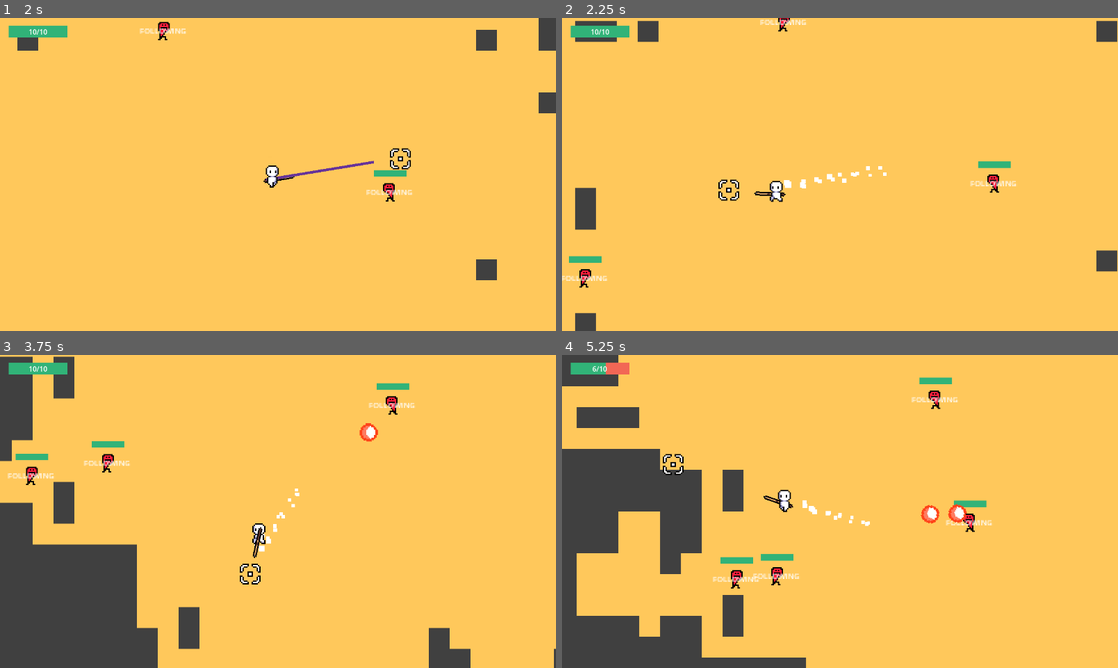
Above: before the commit, frames 1-4 (two rows, left to right).
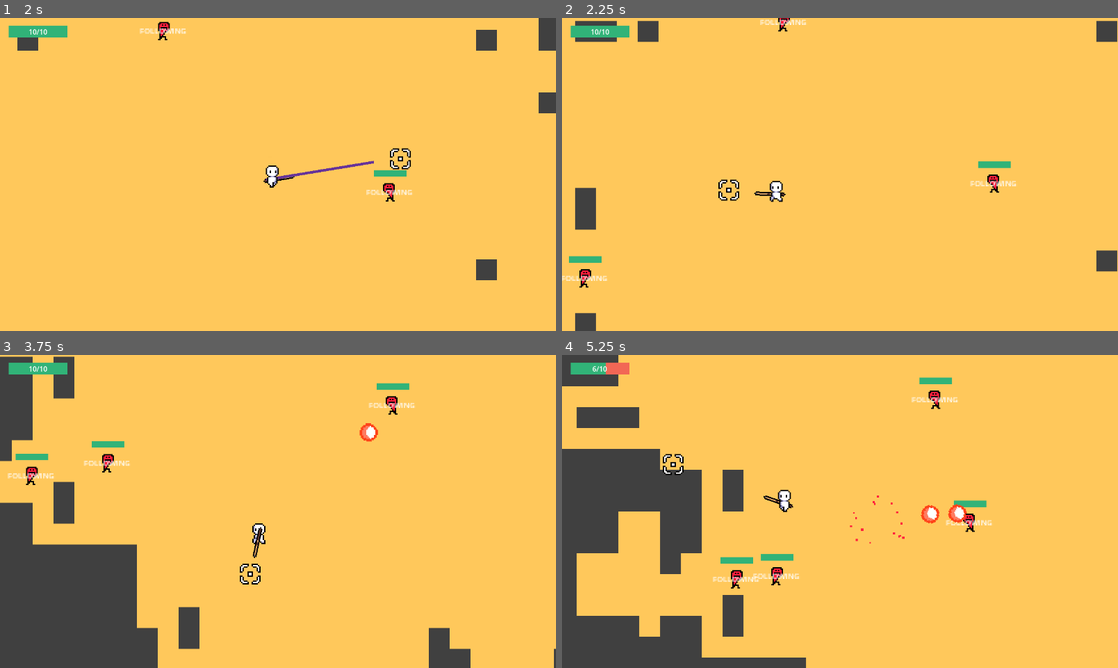
Above: after the commit, the same moments.

Repository: jelmersnippe/punching-game
Game: Godot game, scene res://main.tscn
Same seed, same stepped clock (60 frames per second), same inputs: the game is played once before the commit and once after it.
Inputs (mouse positions are in pixels of both pictures, inside the frame that each line leads up to):
- Up to frame 1 (2 s): click "START" at 0.5 s; tap Enter at 1.25 s; move the mouse to (400, 158) at 1.27 s; press the mouse at (400, 158) at 1.28 s; hold D (move_right) from 1.28 s (still down)
- Up to frame 2 (2.25 s): move the mouse to (728, 190) at 2.02 s; release D (move_right) at 2.03 s; release the mouse at (728, 190) at 2.03 s; hold S (move_down) from 2.03 s (still down); click (728, 190) at 2.1 s
- Up to frame 3 (3.75 s): move the mouse to (333, 442) at 2.77 s; release S (move_down) at 2.78 s; press the mouse at (333, 442) at 2.78 s; hold D (move_right) 2.78-3.53 s; move the mouse to (250, 574) at 3.52 s; release the mouse at (250, 574) at 3.53 s; hold W (move_up) from 3.53 s (still down); click (250, 574) at 3.6 s
- Up to frame 4 (5.25 s): move the mouse to (1006, 558) at 4.27 s; release W (move_up) at 4.28 s; press the mouse at (1006, 558) at 4.28 s; hold A (move_left) from 4.28 s (still down); move the mouse to (673, 464) at 5.02 s; release the mouse at (673, 464) at 5.03 s; click (673, 464) at 5.1 s

Frame 1 is identical in both runs. In frame 2, 0.2% of the frame differs, in the area x 39-59%, y 47-55%; in frame 3, 0.1%; in frame 4, 0.2%.

Commit message:
Add ParticlePlayer to player

Diff:
--- a/particle_player.gd
+++ b/particle_player.gd
@@ -9,3 +9,12 @@
 	created.emitting = true
 
 	created.finished.connect(func(): created.queue_free())
+
+func play_repeating_particle(particle: PackedScene) -> CPUParticles2D:
+	var created = particle.instantiate() as CPUParticles2D
+	created.emitting = true
+	return created
+
+func stop_playing(particles: CPUParticles2D):
+	particles.emitting = false
+	particles.queue_free()
--- a/player.gd
+++ b/player.gd
@@ -2,8 +2,16 @@
 class_name Player
 
 @export var health_component: HealthComponent
+@export var hurtbox_component: HurtboxComponent
 @export var knockable_component: KnockableComponent
 @export var velocity_component: VelocityComponent
+@export var particle_player: ParticlePlayer
+
+@export var trailing_particles = preload("res://trailing_particles.tscn")
+@export var hit_particles: PackedScene = preload("res://enemy/hit_particles.tscn")
+@export var death_particles: PackedScene = preload("res://enemy/death_particles.tscn")
+
+var active_particles: CPUParticles2D
 
 @export var punch_sound: AudioStream
 @export var charge_sound: AudioStream
@@ -22,8 +30,8 @@
 
 var default_cue_position: Vector2
 
-@export var current_charge: float = 0
-@export var remaining_punch_time: float = 0:
+var current_charge: float = 0
+var remaining_punch_time: float = 0:
 	set(value):
 		remaining_punch_time = value
 		$RotationPoint/KnockbackComponent.knockback_force = (remaining_punch_time / PUNCH_TIME) * MAX_CHARGE
@@ -79,7 +87,7 @@
 		remaining_punch_time -= delta
 		if remaining_punch_time <= 0:
 			velocity_component.velocity /= 4
-			$TrailingParticles.emitting = false
+			particle_player.stop_playing(active_particles)
 	if remaining_charge_cooldown > 0:
 		remaining_charge_cooldown -= delta
 
@@ -139,11 +147,15 @@
 	velocity_component.velocity = direction * MAX_CHARGE
 
 	_set_release_hands()
-	$TrailingParticles.emitting = true
+	active_particles = particle_player.play_repeating_particle(trailing_particles)
+	active_particles.direction = -direction
+	add_child(active_particles)
 	queue_redraw()
 
 func _ready():
 	default_cue_position = $RotationPoint/Cue.position
+	health_component.died.connect(func(): particle_player.play_particle(death_particles, global_position))
+	hurtbox_component.hit_from.connect(func(direction): particle_player.play_particle(death_particles, global_position, -direction))
 
 func _cancel_charge():
 	remaining_charge_cooldown = charge_cooldown
--- a/player.tscn
+++ b/player.tscn
@@ -1,19 +1,19 @@
-[gd_scene load_steps=31 format=3 uid="uid://diye237awnyll"]
+[gd_scene load_steps=26 format=3 uid="uid://diye237awnyll"]
 
 [ext_resource type="Script" path="res://player.gd" id="1_4gvax"]
 [ext_resource type="AudioStream" uid="uid://b06ogbyftj1hs" path="res://sounds/punch.wav" id="2_ucn14"]
 [ext_resource type="AudioStream" uid="uid://c5pwpfy6yosoc" path="res://sounds/charging-machine-90403.mp3" id="3_sqgcf"]
 [ext_resource type="Material" uid="uid://c5kakjx6hscw" path="res://hit_flash_material.tres" id="4_31d0y"]
 [ext_resource type="Texture2D" uid="uid://cxogbwb7e75n4" path="res://sprites/AnimationSheet.png" id="4_butkp"]
-[ext_resource type="PackedScene" uid="uid://3dqeis62tj7i" path="res://health_component.tscn" id="7_7xi7d"]
+[ext_resource type="PackedScene" path="res://health_component.tscn" id="7_7xi7d"]
 [ext_resource type="Texture2D" uid="uid://b337kfwbwphru" path="res://sprites/cue.png" id="7_r5r06"]
 [ext_resource type="Script" path="res://knockback_component.gd" id="8_5w3uk"]
-[ext_resource type="PackedScene" uid="uid://bqyn4sh5fnp4e" path="res://hurtbox_component.tscn" id="8_qqism"]
+[ext_resource type="PackedScene" path="res://hurtbox_component.tscn" id="8_qqism"]
 [ext_resource type="Script" path="res://velocity_component.gd" id="9_ej2s8"]
 [ext_resource type="Script" path="res://hitbox_component.gd" id="9_gmd1v"]
-[ext_resource type="PackedScene" uid="uid://r7beqteaan1l" path="res://hit_flash_component.tscn" id="10_xt5ej"]
-[ext_resource type="PackedScene" uid="uid://cxqa47rbftsf4" path="res://knockable_component.tscn" id="11_rwtmh"]
-[ext_resource type="AudioStream" uid="uid://b4vt2efwa80k7" path="res://sounds/hitHurt.wav" id="12_h8uy1"]
+[ext_resource type="PackedScene" path="res://hit_flash_component.tscn" id="10_xt5ej"]
+[ext_resource type="PackedScene" path="res://knockable_component.tscn" id="11_rwtmh"]
+[ext_resource type="Script" path="res://particle_player.gd" id="14_ytqld"]
 
 [sub_resource type="AtlasTexture" id="AtlasTexture_xx2q4"]
 atlas = ExtResource("4_butkp")
@@ -85,42 +85,22 @@
 [sub_resource type="RectangleShape2D" id="RectangleShape2D_e7ngg"]
 size = Vector2(5, 14)
 
-[sub_resource type="Curve" id="Curve_cafhw"]
-_data = [Vector2(0, 1), 0.0, 0.0, 0, 0, Vector2(1, 0.461783), 0.0, 0.0, 0, 0]
-point_count = 2
-
-[sub_resource type="Curve" id="Curve_5c0da"]
-max_value = 100.0
-_data = [Vector2(0.0159744, 18.8535), 0.0, 0.0, 0, 0, Vector2(1, 56.9427), 0.0, 0.0, 0, 0]
-point_count = 2
-
-[sub_resource type="Curve" id="Curve_jg7v3"]
-_data = [Vector2(0, 1), 0.0, 0.0, 0, 0, Vector2(0.990415, 0.271338), 0.0, 0.0, 0, 0]
-point_count = 2
-
-[sub_resource type="Curve" id="Curve_aym2s"]
-max_value = 100.0
-_data = [Vector2(0, 0), 0.0, 0.0, 0, 0, Vector2(0.99361, 15.5414), 0.0, 0.0, 0, 0]
-point_count = 2
-
-[sub_resource type="Curve" id="Curve_spmb2"]
-_data = [Vector2(0, 1), 0.0, 0.0, 0, 0, Vector2(0.99361, 0.34586), 0.0, 0.0, 0, 0]
-point_count = 2
-
 [sub_resource type="RectangleShape2D" id="RectangleShape2D_j56pb"]
 size = Vector2(24, 4)
 
 [sub_resource type="RectangleShape2D" id="RectangleShape2D_x74aa"]
 size = Vector2(5, 14)
 
-[node name="Player" type="CharacterBody2D" node_paths=PackedStringArray("health_component", "knockable_component", "velocity_component")]
+[node name="Player" type="CharacterBody2D" node_paths=PackedStringArray("health_component", "hurtbox_component", "knockable_component", "velocity_component", "particle_player")]
 position = Vector2(107, 218)
 collision_mask = 2
 motion_mode = 1
 script = ExtResource("1_4gvax")
 health_component = NodePath("HealthComponent")
+hurtbox_component = NodePath("HurtboxComponent")
 knockable_component = NodePath("KnockableComponent")
 velocity_component = NodePath("VelocityComponent")
+particle_player = NodePath("ParticlePlayer")
 punch_sound = ExtResource("2_ucn14")
 charge_sound = ExtResource("3_sqgcf")
 SPEED = 170.0
@@ -136,58 +116,6 @@
 [node name="MovementCollisionBox" type="CollisionShape2D" parent="."]
 position = Vector2(0, 1)
 shape = SubResource("RectangleShape2D_e7ngg")
-
-[node name="TrailingParticles" type="CPUParticles2D" parent="."]
-z_index = -1
-position = Vector2(-1, 2)
-emitting = false
-amount = 30
-lifetime = 0.2
-emission_shape = 1
-emission_sphere_radius = 4.0
-spread = 42.83
-gravity = Vector2(0, 0)
-scale_amount_min = 4.0
-scale_amount_max = 6.0
-scale_amount_curve = SubResource("Curve_cafhw")
-
-[node name="HitParticles" type="CPUParticles2D" parent="."]
-emitting = false
-lifetime = 0.5
-one_shot = true
-explosiveness = 1.0
-randomness = 1.0
-direction = Vector2(-1, 0)
-spread = 30.0
-gravity = Vector2(0, 100)
-initial_velocity_min = 50.0
-initial_velocity_max = 130.0
-damping_min = 2.0
-damping_max = 8.0
-damping_curve = SubResource("Curve_5c0da")
-scale_amount_min = 0.5
-scale_amount_max = 3.0
-scale_amount_curve = SubResource("Curve_jg7v3")
-color = Color(1, 0.117647, 0.235294, 1)
-
-[node name="DeathParticles" type="CPUParticles2D" parent="."]
-emitting = false
-amount = 18
-lifetime = 0.3
-one_shot = true
-explosiveness = 1.0
-randomness = 1.0
-direction = Vector2(0, 0)
-spread = 180.0
-gravity = Vector2(0, 0)
-initial_velocity_min = 70.0
-initial_velocity_max = 100.0
-damping_max = 50.0
-damping_curve = SubResource("Curve_aym2s")
-scale_amount_min = 2.0
-scale_amount_max = 4.0
-scale_amount_curve = SubResource("Curve_spmb2")
-color = Color(1, 0.117647, 0.235294, 1)
 
 [node name="RotationPoint" type="Node2D" parent="."]
 z_as_relative = false
@@ -223,11 +151,9 @@
 [node name="VelocityComponent" type="Node" parent="."]
 script = ExtResource("9_ej2s8")
 
-[node name="HurtboxComponent" parent="." node_paths=PackedStringArray("health_component", "hit_particles") instance=ExtResource("8_qqism")]
+[node name="HurtboxComponent" parent="." node_paths=PackedStringArray("health_component") instance=ExtResource("8_qqism")]
 collision_mask = 8
 health_component = NodePath("../HealthComponent")
-hit_sound = ExtResource("12_h8uy1")
-hit_particles = NodePath("../HitParticles")
 
 [node name="CollisionShape2D" type="CollisionShape2D" parent="HurtboxComponent"]
 position = Vector2(0, 1)
@@ -236,7 +162,6 @@
 [node name="KnockableComponent" parent="." node_paths=PackedStringArray("velocity_component") instance=ExtResource("11_rwtmh")]
 collision_mask = 8
 velocity_component = NodePath("../VelocityComponent")
-knockback_recovery_speed = 50.0
 
 [node name="CollisionShape2D" type="CollisionShape2D" parent="KnockableComponent"]
 position = Vector2(0, 1)
@@ -245,5 +170,8 @@
 [node name="HitFlashComponent" parent="." node_paths=PackedStringArray("sprite") instance=ExtResource("10_xt5ej")]
 sprite = NodePath("../Sprite")
 
+[node name="ParticlePlayer" type="Node" parent="."]
+script = ExtResource("14_ytqld")
+
 [connection signal="hit" from="HurtboxComponent" to="HitFlashComponent" method="flash"]
 [connection signal="on_knocked_changed" from="KnockableComponent" to="." method="_on_knockable_component_on_knocked_changed"]
--- /dev/null
+++ b/trailing_particles.tscn
@@ -0,0 +1,19 @@
+[gd_scene load_steps=2 format=3 uid="uid://cv8mc5jqnv18i"]
+
+[sub_resource type="Curve" id="Curve_cafhw"]
+_data = [Vector2(0, 1), 0.0, 0.0, 0, 0, Vector2(1, 0.461783), 0.0, 0.0, 0, 0]
+point_count = 2
+
+[node name="TrailingParticles" type="CPUParticles2D"]
+z_index = -1
+position = Vector2(-1, 2)
+emitting = false
+amount = 30
+lifetime = 0.2
+emission_shape = 1
+emission_sphere_radius = 4.0
+spread = 42.83
+gravity = Vector2(0, 0)
+scale_amount_min = 4.0
+scale_amount_max = 6.0
+scale_amount_curve = SubResource("Curve_cafhw")
